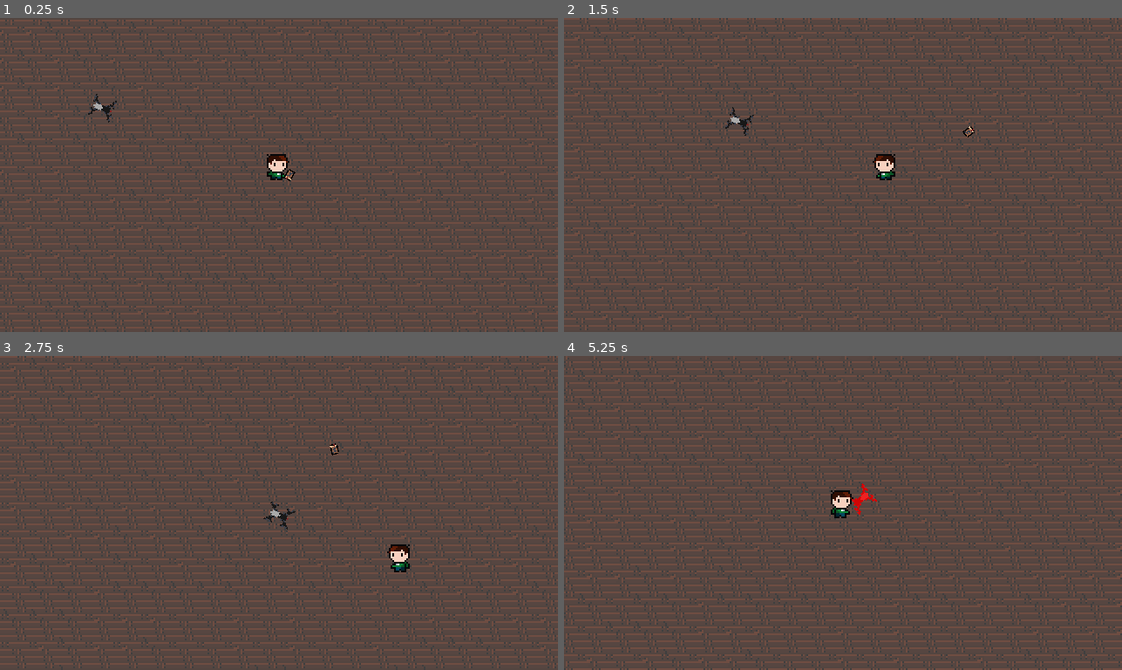
Above: before the commit, frames 1-4 (two rows, left to right).
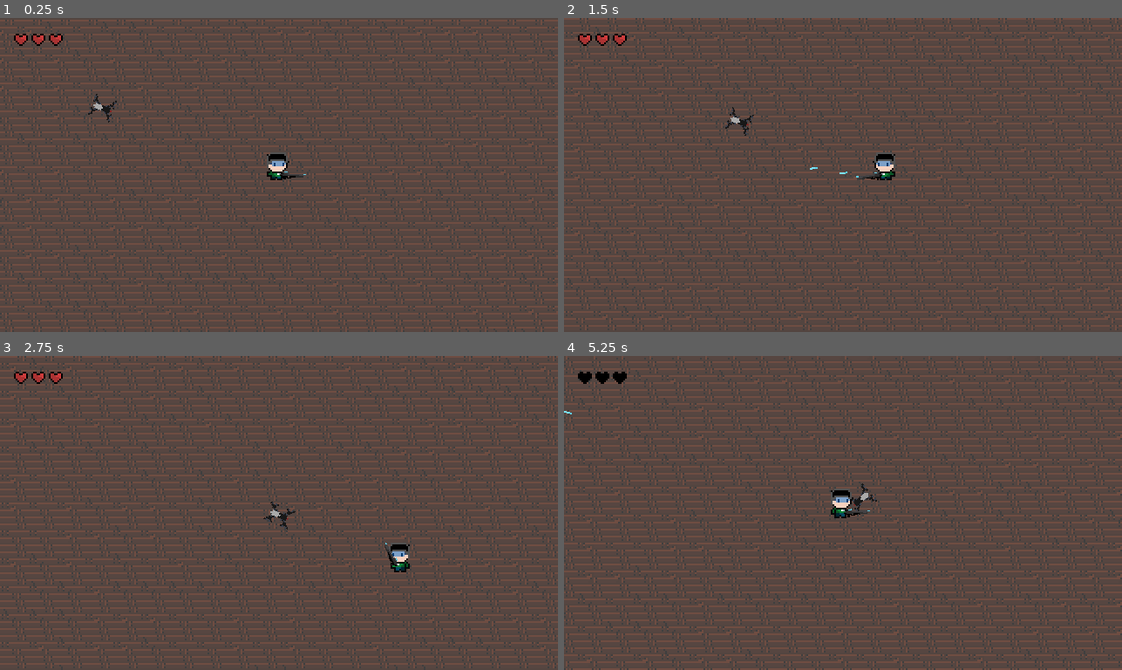
Above: after the commit, the same moments.

Repository: badzianga/SteelworksHiTechGame
Game: Godot game, scene res://Scenes/Maps/room_1.tscn
Same seed, same stepped clock (60 frames per second), same inputs: the game is played once before the commit and once after it.
Inputs (mouse positions are in pixels of both pictures, inside the frame that each line leads up to):
- Up to frame 1 (0.25 s): no input
- Up to frame 2 (1.5 s): move the mouse to (965, 159) at 0.52 s; hold D (right) 0.53-1.28 s; click (965, 159) at 0.6 s; move the mouse to (731, 190) at 1.27 s; hold S (down) from 1.28 s (still down); click (731, 190) at 1.35 s
- Up to frame 3 (2.75 s): move the mouse to (334, 443) at 2.02 s; release S (down) at 2.03 s; hold D (right) from 2.03 s (still down); click (334, 443) at 2.1 s
- Up to frame 4 (5.25 s): move the mouse to (815, 575) at 2.77 s; release D (right) at 2.78 s; hold W (up) 2.78-3.53 s; click (815, 575) at 2.85 s; move the mouse to (1010, 560) at 3.52 s; hold A (left) 3.53-5.03 s; click (1010, 560) at 3.6 s; move the mouse to (675, 465) at 4.27 s; click (675, 465) at 4.35 s; move the mouse to (870, 513) at 5.02 s; hold S (down) from 5.03 s (still down); click (870, 513) at 5.1 s

The runs differ from the first frame. In frame 1, 0.4% of the frame differs, in the area x 2-55%, y 5-52%; in frame 2, 0.4%; in frame 3, 0.4%; in frame 4, 0.5%, in the area x 0-57%, y 5-52%.
Error before the commit: Invalid call. Nonexistent function 'apply_damage' in base 'Nil'. (res://Scenes/Components/hurtbox_component.gd:9)
Error after the commit: Attempt to call function 'play' in base 'null instance' on a null instance. (res://Scenes/Enemies/drone.gd:29)

Commit message:
Some major changes, forgot which ones

Diff:
--- /dev/null
+++ b/Resources/Buses/bus_layout.tres
@@ -0,0 +1,15 @@
+[gd_resource type="AudioBusLayout" format=3 uid="uid://5vxfhm2n602c"]
+
+[resource]
+bus/1/name = &"Music"
+bus/1/solo = false
+bus/1/mute = false
+bus/1/bypass_fx = false
+bus/1/volume_db = 0.0
+bus/1/send = &"Master"
+bus/2/name = &"Sounds"
+bus/2/solo = false
+bus/2/mute = false
+bus/2/bypass_fx = false
+bus/2/volume_db = 0.0
+bus/2/send = &"Master"
--- /dev/null
+++ b/Scenes/DialogueSystem/dialogue_system.gd
@@ -0,0 +1,73 @@
+class_name DialogueSystem
+extends CanvasLayer
+
+signal actor_changed(actor_name: String)
+signal image_changed(image_path: String)
+signal dialog_finished
+
+@export_file("*.json") var dialog_path: String
+@export var _text_speed := 0.025
+
+var _dialog: Array
+var _phrase_number := 0
+var _finished := false
+
+@onready var _name_label := $Background/NameLabel
+@onready var _text_label := $Background/TextLabel
+@onready var _indicator := $Background/Indicator
+@onready var _timer := $Background/Timer
+
+
+func _ready() -> void:
+	_timer.wait_time = _text_speed
+	#_dialog = _get_dialog()
+	#_next_phrase()
+
+
+func load_dialog() -> void:
+	_dialog = _get_dialog()
+
+
+func _process(_delta: float) -> void:
+	_indicator.visible = _finished
+	if Input.is_action_just_pressed("accept"):
+		if _finished:
+			_next_phrase()
+		else:
+			_text_label.visible_characters = len(_text_label.text)
+
+
+func _get_dialog() -> Array:
+	var file := FileAccess.open(dialog_path, FileAccess.READ)
+	var content := file.get_as_text()
+
+	var json: Array = JSON.parse_string(content)
+
+	if typeof(json) == TYPE_ARRAY:
+		return json
+	else:
+		return []
+
+
+func _next_phrase() -> void:
+	if _phrase_number >= len(_dialog):
+		queue_free()
+		dialog_finished.emit()
+		return
+
+	_finished = false
+	_name_label.bbcode_text = _dialog[_phrase_number]["Name"]
+	_text_label.bbcode_text = _dialog[_phrase_number]["Text"]
+	if _dialog[_phrase_number].has("Image"):
+		image_changed.emit(_dialog[_phrase_number]["Image"])
+	actor_changed.emit(_dialog[_phrase_number]["Name"])
+
+	_text_label.visible_characters = 0
+	while _text_label.visible_characters < len(_text_label.text):
+		_text_label.visible_characters += 1
+
+		_timer.start()
+		await _timer.timeout
+
+	_finished = true
+	_phrase_number += 1
--- /dev/null
+++ b/Scenes/DialogueSystem/dialogue_system.tscn
@@ -0,0 +1,82 @@
+[gd_scene load_steps=5 format=3 uid="uid://bybkyfwr0c3l4"]
+
+[ext_resource type="Script" path="res://Scenes/DialogueSystem/dialogue_system.gd" id="2_jg3wb"]
+
+[sub_resource type="Animation" id="Animation_po5ky"]
+resource_name = "bopping"
+length = 0.6
+loop_mode = 1
+tracks/0/type = "value"
+tracks/0/imported = false
+tracks/0/enabled = true
+tracks/0/path = NodePath(".:position")
+tracks/0/interp = 1
+tracks/0/loop_wrap = true
+tracks/0/keys = {
+"times": PackedFloat32Array(0, 0.3),
+"transitions": PackedFloat32Array(1, 1),
+"update": 0,
+"values": [Vector2(268, 160), Vector2(268, 164)]
+}
+
+[sub_resource type="Animation" id="Animation_l6cn5"]
+length = 0.001
+tracks/0/type = "value"
+tracks/0/imported = false
+tracks/0/enabled = true
+tracks/0/path = NodePath(".:position")
+tracks/0/interp = 1
+tracks/0/loop_wrap = true
+tracks/0/keys = {
+"times": PackedFloat32Array(0),
+"transitions": PackedFloat32Array(1),
+"update": 0,
+"values": [Vector2(268, 160)]
+}
+
+[sub_resource type="AnimationLibrary" id="AnimationLibrary_b77n7"]
+_data = {
+"RESET": SubResource("Animation_l6cn5"),
+"bopping": SubResource("Animation_po5ky")
+}
+
+[node name="DialogueSystem" type="CanvasLayer"]
+script = ExtResource("2_jg3wb")
+
+[node name="Background" type="ColorRect" parent="."]
+custom_minimum_size = Vector2(240, 48)
+anchors_preset = 12
+anchor_top = 1.0
+anchor_right = 1.0
+anchor_bottom = 1.0
+offset_left = 40.0
+offset_top = -56.0
+offset_right = -40.0
+offset_bottom = -8.0
+grow_horizontal = 2
+grow_vertical = 0
+color = Color(0.136757, 0.176659, 0.25247, 1)
+
+[node name="NameLabel" type="RichTextLabel" parent="Background"]
+layout_mode = 0
+offset_right = 40.0
+offset_bottom = 40.0
+bbcode_enabled = true
+
+[node name="TextLabel" type="RichTextLabel" parent="Background"]
+layout_mode = 0
+offset_right = 40.0
+offset_bottom = 40.0
+bbcode_enabled = true
+
+[node name="Indicator" type="Polygon2D" parent="."]
+position = Vector2(268, 160)
+polygon = PackedVector2Array(8, 0, -8, 0, 0, 5)
+
+[node name="AnimationPlayer" type="AnimationPlayer" parent="Indicator"]
+libraries = {
+"": SubResource("AnimationLibrary_b77n7")
+}
+autoplay = "bopping"
+
+[node name="Timer" type="Timer" parent="."]
--- a/Scenes/Enemies/drone.tscn
+++ b/Scenes/Enemies/drone.tscn
@@ -55,48 +55,14 @@
 "values": [0]
 }
 
+[sub_resource type="Animation" id="Animation_r0xjm"]
+resource_name = "malfuctioning"
+
 [sub_resource type="AnimationLibrary" id="AnimationLibrary_fde1w"]
 _data = {
 "RESET": SubResource("Animation_b7f5s"),
-"fly": SubResource("Animation_i6c3x")
-}
-
-[sub_resource type="Animation" id="Animation_fuc8k"]
-resource_name = "hurt"
-length = 0.3
-step = 0.05
-tracks/0/type = "value"
-tracks/0/imported = false
-tracks/0/enabled = true
-tracks/0/path = NodePath("Sprite:material:shader_parameter/flash_state")
-tracks/0/interp = 1
-tracks/0/loop_wrap = true
-tracks/0/keys = {
-"times": PackedFloat32Array(0, 0.05, 0.3),
-"transitions": PackedFloat32Array(1, 1, 1),
-"update": 0,
-"values": [0.0, 1.0, 0.0]
-}
-
-[sub_resource type="Animation" id="Animation_dtcj8"]
-length = 0.001
-tracks/0/type = "value"
-tracks/0/imported = false
-tracks/0/enabled = true
-tracks/0/path = NodePath("Sprite:material:shader_parameter/flash_state")
-tracks/0/interp = 1
-tracks/0/loop_wrap = true
-tracks/0/keys = {
-"times": PackedFloat32Array(0),
-"transitions": PackedFloat32Array(1),
-"update": 0,
-"values": [0.0]
-}
-
-[sub_resource type="AnimationLibrary" id="AnimationLibrary_cmlwv"]
-_data = {
-"RESET": SubResource("Animation_dtcj8"),
-"hurt": SubResource("Animation_fuc8k")
+"fly": SubResource("Animation_i6c3x"),
+"malfuctioning": SubResource("Animation_r0xjm")
 }
 
 [node name="Drone" type="CharacterBody2D"]
@@ -116,6 +82,7 @@
 [node name="HitboxComponent" parent="." instance=ExtResource("2_imyqt")]
 collision_layer = 16
 collision_mask = 2
+damage = 1.0
 
 [node name="CollisionShape" type="CollisionShape2D" parent="HitboxComponent"]
 position = Vector2(0.5, -0.5)
@@ -138,8 +105,3 @@
 "": SubResource("AnimationLibrary_fde1w")
 }
 autoplay = "fly"
-
-[node name="Effects" type="AnimationPlayer" parent="."]
-libraries = {
-"": SubResource("AnimationLibrary_cmlwv")
-}
--- a/Scenes/Maps/room_1.tscn
+++ b/Scenes/Maps/room_1.tscn
@@ -1,8 +1,9 @@
-[gd_scene load_steps=4 format=3 uid="uid://fud1ek34g8rj"]
+[gd_scene load_steps=5 format=3 uid="uid://fud1ek34g8rj"]
 
 [ext_resource type="TileSet" uid="uid://c6vtajlqadjm8" path="res://Resources/TileSets/floors.tres" id="1_dwb2j"]
 [ext_resource type="PackedScene" uid="uid://kna2yacl5q3s" path="res://Scenes/Player/player.tscn" id="2_gfbck"]
 [ext_resource type="PackedScene" uid="uid://c34db17gfjehg" path="res://Scenes/Enemies/drone.tscn" id="3_ioxx4"]
+[ext_resource type="PackedScene" uid="uid://ccrjpmfpsmv26" path="res://Scenes/UI/ui.tscn" id="4_2v8ko"]
 
 [node name="Room1" type="Node2D"]
 y_sort_enabled = true
@@ -24,3 +25,5 @@
 
 [node name="Drone" parent="." instance=ExtResource("3_ioxx4")]
 position = Vector2(84, 78)
+
+[node name="UI" parent="." instance=ExtResource("4_2v8ko")]
--- a/Scenes/Player/player.gd
+++ b/Scenes/Player/player.gd
@@ -1,3 +1,4 @@
+class_name Player
 extends CharacterBody2D
 
 
@@ -7,12 +8,15 @@
 @onready var animation_player := $AnimationPlayer
 @onready var weapon_slot: Marker2D = $WeaponSlot
 @onready var weapon: Weapon = $WeaponSlot/Weapon
+@onready var health_component: HealthComponent = $HealthComponent
+@onready var helmet_sprite := $HelmetSprite
 
 var direction := Vector2.ZERO
 
 
 func _ready() -> void:
 	GameController.player = self
+	health_component.health_changed.connect(_on_health_changed)
 
 
 func _physics_process(_delta: float) -> void:
@@ -37,8 +41,10 @@
 	var dir := get_global_mouse_position() - global_position
 	if dir.x < 0:
 		sprite.flip_h = true
+		helmet_sprite.flip_h = true
 	else:
 		sprite.flip_h = false
+		helmet_sprite.flip_h = false
 
 	if direction:
 		animation_player.play("run")
@@ -52,10 +58,14 @@
 	weapon_slot.rotation = angle
 	if weapon_slot.rotation_degrees > 90.0 or weapon_slot.rotation_degrees < -90.0:
 		weapon.flip_v = true
-		weapon.flip_h = true
+		#weapon.flip_h = true
 	else:
 		weapon.flip_v = false
-		weapon.flip_h = false
+		#weapon.flip_h = false
 
 	if Input.is_action_just_pressed("shoot"):
 		weapon.shoot(dir)
+
+
+func _on_health_changed() -> void:
+	GameController.ui.apply_damage()
--- a/Scenes/Player/player.tscn
+++ b/Scenes/Player/player.tscn
@@ -1,16 +1,17 @@
-[gd_scene load_steps=12 format=3 uid="uid://kna2yacl5q3s"]
+[gd_scene load_steps=13 format=3 uid="uid://kna2yacl5q3s"]
 
 [ext_resource type="Script" path="res://Scenes/Player/player.gd" id="1_5whdu"]
 [ext_resource type="Texture2D" uid="uid://byhv2d3266ffc" path="res://Assets/Entities/Player/player_sheet.png" id="2_nd2ey"]
 [ext_resource type="PackedScene" uid="uid://mx6j27qpkmf5" path="res://Scenes/Components/hurtbox_component.tscn" id="3_0l8ck"]
+[ext_resource type="Texture2D" uid="uid://64kuw3mryfea" path="res://Assets/Entities/helmet.png" id="3_01npj"]
 [ext_resource type="PackedScene" uid="uid://bse3dkitoj2uh" path="res://Scenes/Components/health_component.tscn" id="4_o00dw"]
-[ext_resource type="PackedScene" uid="uid://cmuwaea8oeiky" path="res://Scenes/Weapons/book.tscn" id="5_65q2l"]
+[ext_resource type="PackedScene" uid="uid://ds838ydifg4m3" path="res://Scenes/Weapons/rifle.tscn" id="5_nyva0"]
 
 [sub_resource type="RectangleShape2D" id="RectangleShape2D_36d6u"]
 size = Vector2(10, 4)
 
 [sub_resource type="RectangleShape2D" id="RectangleShape2D_byg6u"]
-size = Vector2(10, 4)
+size = Vector2(10.5, 4.5)
 
 [sub_resource type="Animation" id="Animation_8xfso"]
 length = 0.001
@@ -25,6 +26,18 @@
 "transitions": PackedFloat32Array(1),
 "update": 1,
 "values": [0]
+}
+tracks/1/type = "value"
+tracks/1/imported = false
+tracks/1/enabled = true
+tracks/1/path = NodePath("HelmetSprite:position")
+tracks/1/interp = 1
+tracks/1/loop_wrap = true
+tracks/1/keys = {
+"times": PackedFloat32Array(0),
+"transitions": PackedFloat32Array(1),
+"update": 0,
+"values": [Vector2(0, -6)]
 }
 
 [sub_resource type="Animation" id="Animation_e0of8"]
@@ -42,6 +55,18 @@
 "transitions": PackedFloat32Array(1, 1),
 "update": 1,
 "values": [0, 1]
+}
+tracks/1/type = "value"
+tracks/1/imported = false
+tracks/1/enabled = true
+tracks/1/path = NodePath("HelmetSprite:position")
+tracks/1/interp = 1
+tracks/1/loop_wrap = true
+tracks/1/keys = {
+"times": PackedFloat32Array(0, 0.2),
+"transitions": PackedFloat32Array(1, 1),
+"update": 1,
+"values": [Vector2(0, -6), Vector2(0, -5)]
 }
 
 [sub_resource type="Animation" id="Animation_7gvx2"]
@@ -61,6 +86,18 @@
 "update": 1,
 "values": [0, 1, 2, 3, 4, 5, 6, 7]
 }
+tracks/1/type = "value"
+tracks/1/imported = false
+tracks/1/enabled = true
+tracks/1/path = NodePath("HelmetSprite:position")
+tracks/1/interp = 1
+tracks/1/loop_wrap = true
+tracks/1/keys = {
+"times": PackedFloat32Array(0, 0.075, 0.15, 0.475, 0.55),
+"transitions": PackedFloat32Array(1, 1, 1, 1, 1),
+"update": 1,
+"values": [Vector2(0, -6), Vector2(0, -5), Vector2(0, -6), Vector2(0, -5), Vector2(0, -6)]
+}
 
 [sub_resource type="AnimationLibrary" id="AnimationLibrary_645uf"]
 _data = {
@@ -78,19 +115,25 @@
 texture = ExtResource("2_nd2ey")
 hframes = 8
 
+[node name="HelmetSprite" type="Sprite2D" parent="."]
+position = Vector2(0, -6)
+texture = ExtResource("3_01npj")
+
 [node name="CollisionShape" type="CollisionShape2D" parent="."]
 position = Vector2(0, 1)
 shape = SubResource("RectangleShape2D_36d6u")
 
-[node name="HurtboxComponent" parent="." instance=ExtResource("3_0l8ck")]
+[node name="HurtboxComponent" parent="." node_paths=PackedStringArray("health_component") instance=ExtResource("3_0l8ck")]
 position = Vector2(0, 1)
 collision_layer = 2
 collision_mask = 16
+health_component = NodePath("../HealthComponent")
 
 [node name="CollisionShape" type="CollisionShape2D" parent="HurtboxComponent"]
 shape = SubResource("RectangleShape2D_byg6u")
 
 [node name="HealthComponent" parent="." instance=ExtResource("4_o00dw")]
+max_health = 3.0
 
 [node name="AnimationPlayer" type="AnimationPlayer" parent="."]
 libraries = {
@@ -99,5 +142,4 @@
 
 [node name="WeaponSlot" type="Marker2D" parent="."]
 
-[node name="Weapon" parent="WeaponSlot" instance=ExtResource("5_65q2l")]
-position = Vector2(6, 0)
+[node name="Weapon" parent="WeaponSlot" instance=ExtResource("5_nyva0")]
--- a/Scenes/Projectiles/bullet_projectile.gd
+++ b/Scenes/Projectiles/bullet_projectile.gd
@@ -1,5 +1,5 @@
 extends Projectile
 
 
-func special_behavior(delta: float) -> void:
+func special_behavior(_delta: float) -> void:
 	pass
--- a/Scenes/Projectiles/bullet_projectile.tscn
+++ b/Scenes/Projectiles/bullet_projectile.tscn
@@ -1,10 +1,10 @@
 [gd_scene load_steps=4 format=3 uid="uid://b8uutjrb8nc52"]
 
 [ext_resource type="Script" path="res://Scenes/Projectiles/bullet_projectile.gd" id="1_xhodc"]
-[ext_resource type="Texture2D" uid="uid://dmy80336gmanm" path="res://icon.svg" id="2_vcid8"]
+[ext_resource type="Texture2D" uid="uid://df8g06yiidhkt" path="res://Assets/Weapons/bullet.png" id="2_1ofgh"]
 
 [sub_resource type="RectangleShape2D" id="RectangleShape2D_ix4qu"]
-size = Vector2(6, 6)
+size = Vector2(2, 2)
 
 [node name="BulletProjectile" type="Area2D"]
 collision_layer = 4
@@ -13,8 +13,10 @@
 speed = 140.0
 
 [node name="Sprite" type="Sprite2D" parent="."]
-scale = Vector2(0.05, 0.05)
-texture = ExtResource("2_vcid8")
+position = Vector2(0.125, -0.125)
+scale = Vector2(0.25, 0.25)
+texture = ExtResource("2_1ofgh")
+hframes = 2
 
 [node name="CollisionShape" type="CollisionShape2D" parent="."]
 shape = SubResource("RectangleShape2D_ix4qu")
--- /dev/null
+++ b/Scenes/Projectiles/laser_bullet_projectile.tscn
@@ -0,0 +1,24 @@
+[gd_scene load_steps=4 format=3 uid="uid://dwt1cbnw1uskr"]
+
+[ext_resource type="Script" path="res://Scenes/Projectiles/bullet_projectile.gd" id="1_sp684"]
+[ext_resource type="Texture2D" uid="uid://cintg4b7hsrip" path="res://Assets/Weapons/laser_bullet.png" id="2_8jhip"]
+
+[sub_resource type="RectangleShape2D" id="RectangleShape2D_ix4qu"]
+size = Vector2(5, 2)
+
+[node name="BulletProjectile" type="Area2D"]
+collision_layer = 4
+collision_mask = 8
+script = ExtResource("1_sp684")
+speed = 260.0
+
+[node name="Sprite" type="Sprite2D" parent="."]
+position = Vector2(0, 0.5)
+scale = Vector2(1.5, 1)
+texture = ExtResource("2_8jhip")
+
+[node name="CollisionShape" type="CollisionShape2D" parent="."]
+position = Vector2(1, 0)
+shape = SubResource("RectangleShape2D_ix4qu")
+
+[connection signal="area_entered" from="." to="." method="_on_area_entered"]
--- /dev/null
+++ b/Scenes/UI/ui.gd
@@ -0,0 +1,14 @@
+class_name UI
+extends CanvasLayer
+
+
+@onready var health := $Health
+
+
+func _ready() -> void:
+	GameController.ui = self
+	health.value = 3
+
+
+func apply_damage() -> void:
+	health.value -= 1
--- /dev/null
+++ b/Scenes/UI/ui.tscn
@@ -0,0 +1,18 @@
+[gd_scene load_steps=4 format=3 uid="uid://ccrjpmfpsmv26"]
+
+[ext_resource type="Script" path="res://Scenes/UI/ui.gd" id="1_1oxkd"]
+[ext_resource type="Texture2D" uid="uid://bi52jpruwl1tl" path="res://Assets/UI/heart_1.png" id="2_nvv85"]
+[ext_resource type="Texture2D" uid="uid://bb2tjtly7hefs" path="res://Assets/UI/heart_2.png" id="3_q0umv"]
+
+[node name="UI" type="CanvasLayer"]
+script = ExtResource("1_1oxkd")
+
+[node name="Health" type="TextureProgressBar" parent="."]
+offset_left = 8.0
+offset_top = 8.0
+offset_right = 48.0
+offset_bottom = 48.0
+max_value = 3.0
+value = 3.0
+texture_under = ExtResource("2_nvv85")
+texture_progress = ExtResource("3_q0umv")
--- a/Scenes/Weapons/book.tscn
+++ b/Scenes/Weapons/book.tscn
@@ -5,11 +5,13 @@
 [ext_resource type="PackedScene" uid="uid://bvh1nf6j4fw25" path="res://Scenes/Projectiles/book_projectile.tscn" id="2_q3647"]
 
 [node name="Book" type="Sprite2D"]
+position = Vector2(6, 0)
 rotation = 0.523599
 scale = Vector2(0.75, 0.75)
 texture = ExtResource("1_eqy3m")
 script = ExtResource("1_2rb7t")
 damage = 1
+volley = 1
 projectile_scene = ExtResource("2_q3647")
 
 [node name="CooldownTimer" type="Timer" parent="."]
@@ -17,4 +19,7 @@
 
 [node name="VolleyTimer" type="Timer" parent="."]
 
+[node name="ShootSound" type="AudioStreamPlayer" parent="."]
+bus = &"Sounds"
+
 [connection signal="timeout" from="CooldownTimer" to="." method="_on_cooldown_timer_timeout"]
--- a/Scenes/Weapons/pistol.tscn
+++ b/Scenes/Weapons/pistol.tscn
@@ -1,14 +1,16 @@
 [gd_scene load_steps=4 format=3 uid="uid://1ftmkmpdvwmm"]
 
-[ext_resource type="Texture2D" uid="uid://dmy80336gmanm" path="res://icon.svg" id="1_nxalw"]
+[ext_resource type="Texture2D" uid="uid://dnq8vvvvi0xj3" path="res://Assets/Weapons/pistol.png" id="1_mau1o"]
 [ext_resource type="Script" path="res://Scenes/Weapons/weapon.gd" id="2_ih2x3"]
 [ext_resource type="PackedScene" uid="uid://b8uutjrb8nc52" path="res://Scenes/Projectiles/bullet_projectile.tscn" id="3_i6gb4"]
 
 [node name="Pistol" type="Sprite2D"]
-scale = Vector2(0.1, 0.1)
-texture = ExtResource("1_nxalw")
+position = Vector2(6, 0)
+scale = Vector2(0.75, 0.75)
+texture = ExtResource("1_mau1o")
 script = ExtResource("2_ih2x3")
 damage = 3
+volley = 1
 projectile_scene = ExtResource("3_i6gb4")
 
 [node name="CooldownTimer" type="Timer" parent="."]
@@ -17,4 +19,7 @@
 
 [node name="VolleyTimer" type="Timer" parent="."]
 
+[node name="ShootSound" type="AudioStreamPlayer" parent="."]
+bus = &"Sounds"
+
 [connection signal="timeout" from="CooldownTimer" to="." method="_on_cooldown_timer_timeout"]
--- /dev/null
+++ b/Scenes/Weapons/rifle.tscn
@@ -0,0 +1,32 @@
+[gd_scene load_steps=5 format=3 uid="uid://ds838ydifg4m3"]
+
+[ext_resource type="Texture2D" uid="uid://buqils3esxuoj" path="res://Assets/Weapons/rifle.png" id="1_p6njb"]
+[ext_resource type="Script" path="res://Scenes/Weapons/weapon.gd" id="2_pb87u"]
+[ext_resource type="PackedScene" uid="uid://dwt1cbnw1uskr" path="res://Scenes/Projectiles/laser_bullet_projectile.tscn" id="3_5n15a"]
+[ext_resource type="AudioStream" uid="uid://cvixn0mdd4kd4" path="res://Assets/Sounds/laser_gun.mp3" id="4_xiheb"]
+
+[node name="Rifle" type="Sprite2D"]
+position = Vector2(9, 0)
+scale = Vector2(0.65, 0.65)
+texture = ExtResource("1_p6njb")
+script = ExtResource("2_pb87u")
+damage = 1
+volley = 3
+projectile_scene = ExtResource("3_5n15a")
+
+[node name="CooldownTimer" type="Timer" parent="."]
+wait_time = 0.4
+one_shot = true
+
+[node name="VolleyTimer" type="Timer" parent="."]
+wait_time = 0.075
+one_shot = true
+
+[node name="ShootSound" type="AudioStreamPlayer" parent="."]
+stream = ExtResource("4_xiheb")
+volume_db = -12.0
+max_polyphony = 3
+bus = &"Sounds"
+
+[connection signal="timeout" from="CooldownTimer" to="." method="_on_cooldown_timer_timeout"]
+[connection signal="timeout" from="VolleyTimer" to="." method="_on_volley_timer_timeout"]
--- a/Scenes/Weapons/weapon.gd
+++ b/Scenes/Weapons/weapon.gd
@@ -3,22 +3,46 @@
 
 
 @export var damage: int
+@export var volley: int
 @export var projectile_scene: PackedScene
+
+var shots_left := volley
+var shot_direction: Vector2
 
 @onready var cooldown_timer := $CooldownTimer
 @onready var volley_timer := $VolleyTimer
+@onready var shoot_sound := $ShootSound
 
 
 func shoot(direction: Vector2) -> void:
 	if cooldown_timer.is_stopped():
-		var projectile: Projectile = projectile_scene.instantiate()
-		projectile.global_position = global_position
-		projectile.damage = damage
-		projectile.direction = direction
-		get_tree().root.add_child(projectile)
-		visible = false
+		shot_direction = direction
+		shots_left = volley
 		cooldown_timer.start()
+		if shots_left > 0:
+			create_projectile()
+			volley_timer.start()
+			shots_left -= 1
+		#visible = false  - used only in book
+
+
+func create_projectile() -> void:
+	shoot_sound.play()
+	var projectile: Projectile = projectile_scene.instantiate()
+	projectile.global_position = global_position
+	projectile.damage = damage
+	projectile.direction = shot_direction
+	projectile.rotation = shot_direction.angle()
+	get_tree().root.add_child(projectile)
 
 
 func _on_cooldown_timer_timeout() -> void:
 	visible = true
+	shots_left = volley
+
+
+func _on_volley_timer_timeout() -> void:
+	if shots_left > 0:
+		create_projectile()
+		volley_timer.start()
+		shots_left -= 1
--- a/Singletons/game_controller.gd
+++ b/Singletons/game_controller.gd
@@ -3,7 +3,8 @@
 
 var reputation_points := 0
 var glory_points := 0
-var player: CharacterBody2D
+var player: Player
+var ui: UI
 
 
 func _ready() -> void:
@@ -14,3 +15,4 @@
 	reputation_points = 0
 	glory_points = 0
 	player = null
+	ui = null
--- a/project.godot
+++ b/project.godot
@@ -14,6 +14,10 @@
 run/main_scene="res://Scenes/Maps/room_1.tscn"
 config/features=PackedStringArray("4.2", "GL Compatibility")
 config/icon="res://icon.svg"
+
+[audio]
+
+buses/default_bus_layout="res://Resources/Buses/bus_layout.tres"
 
 [autoload]
 
Binary file added: Assets/Entities/helmet.png
Not shown, added: Assets/Entities/helmet.png.import
Not shown, added: Assets/Sounds/laser_gun.mp3.import
Binary file added: Assets/UI/heart_1.png
Not shown, added: Assets/UI/heart_1.png.import
Binary file added: Assets/UI/heart_2.png
Not shown, added: Assets/UI/heart_2.png.import
Binary file added: Assets/UI/heart_sheet.png
Not shown, added: Assets/UI/heart_sheet.png.import
Binary file added: Assets/Weapons/bullet.png
Not shown, added: Assets/Weapons/bullet.png.import
Binary file added: Assets/Weapons/laser_bullet.png
(and 7 more such lines)
